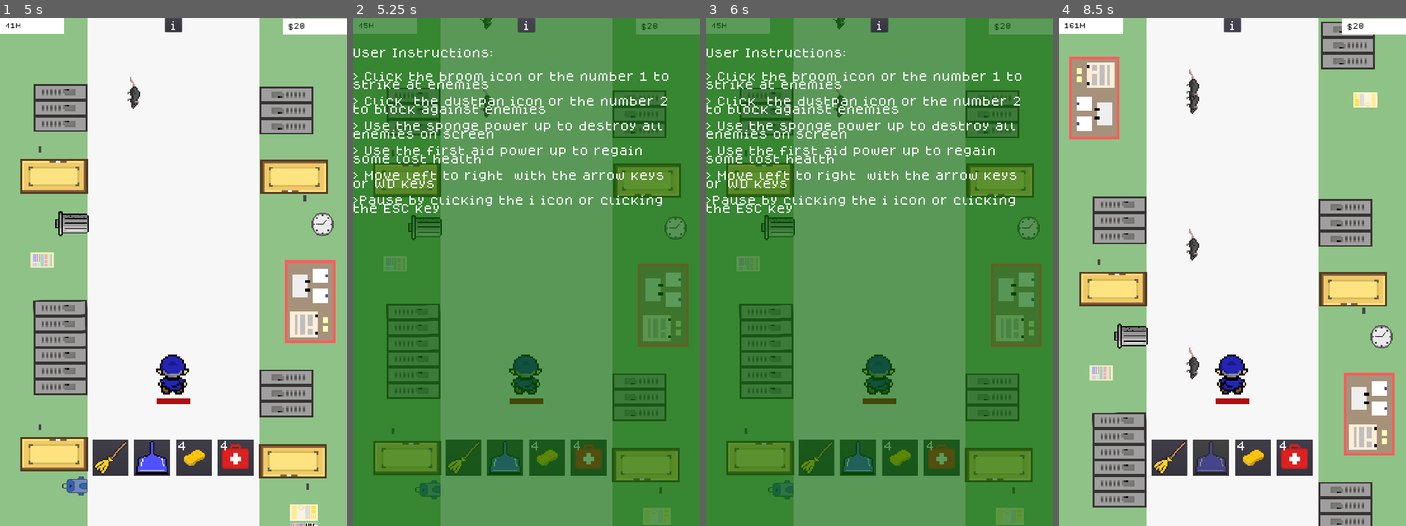
Above: before the commit, frames 1-4 (left to right).
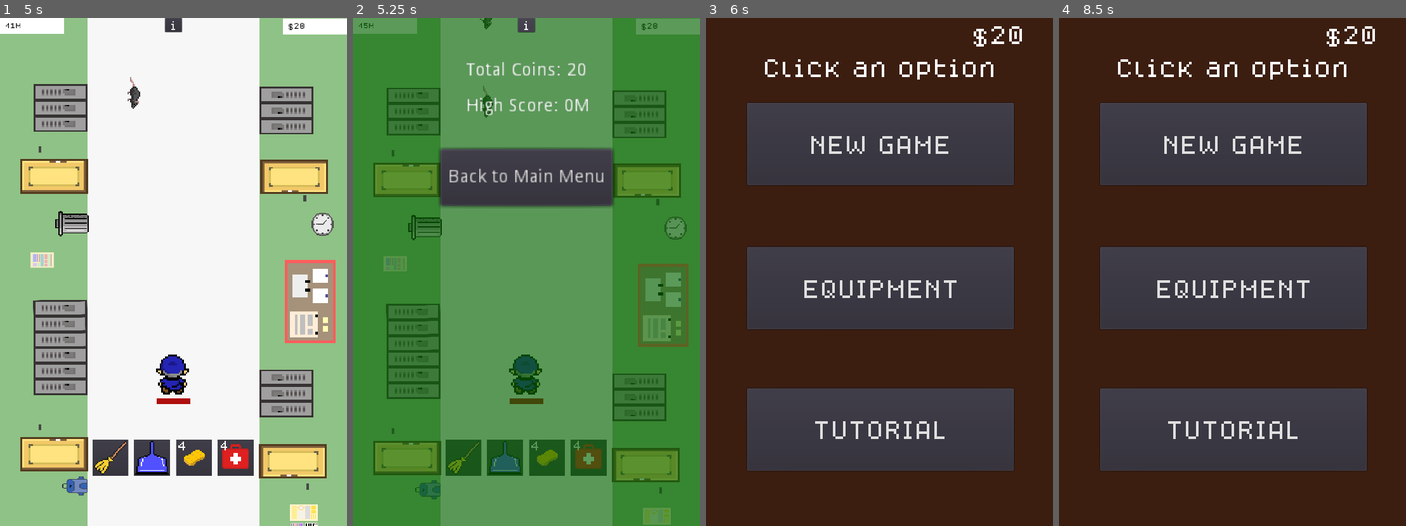
Above: after the commit, the same moments.

Repository: TheBroham7/Project-Sweep
Game: Godot game, scene res://scenes/title_screen.tscn
Same seed, same stepped clock (60 frames per second), same inputs: the game is played once before the commit and once after it.
Inputs (mouse positions are in pixels of both pictures, inside the frame that each line leads up to):
- Up to frame 1 (5 s): click "Click to Start" at 0.5 s; click "EQUIPMENT" at 1.25 s; click "SPONGES: $35" at 2 s; click "FIRST AID: $45" at 2.75 s; click "BACK" at 3.5 s; click "NEW GAME" at 4.25 s
- Up to frame 2 (5.25 s): click "i" at 5 s
- Up to frame 3 (6 s): click (879, 175) at 5.75 s, where only the run after the commit has a clickable "Back to Main Menu"
- Up to frame 4 (8.5 s): click (1232, 23) at 6.5 s, where only the run before the commit has a clickable "i"; tap Enter (next) at 7.25, 8.1 s; hold Right (right) 7.28-8.03 s; tap 2 (defend) at 7.35 s; hold Left (left) from 8.03 s (still down)

Frame 1 is identical in both runs. In frame 2, 9.2% of the frame differs, in the area x 0-91%, y 6-39%; in frame 3, 100%, in the area x 0-100%, y 0-100%; in frame 4, 96%.

Commit message:
pause screen update

Diff:
--- a/scenes/Tutorial.tscn
+++ b/scenes/Tutorial.tscn
@@ -3,7 +3,7 @@
 [ext_resource path="res://scenes/school_background.tscn" type="PackedScene" id=1]
 [ext_resource path="res://scenes/player.tscn" type="PackedScene" id=2]
 [ext_resource path="res://scenes/HUD.tscn" type="PackedScene" id=3]
-[ext_resource path="res://scenes/tutorial.gd" type="Script" id=4]
+[ext_resource path="res://scripts/tutorial.gd" type="Script" id=4]
 [ext_resource path="res://scenes/weapon_buttons.tscn" type="PackedScene" id=5]
 [ext_resource path="res://scenes/power_ups.tscn" type="PackedScene" id=6]
 [ext_resource path="res://scripts/Pause.gd" type="Script" id=7]
--- a/scenes/coin.tscn
+++ b/scenes/coin.tscn
@@ -3,7 +3,7 @@
 [ext_resource path="res://assets/drops/coin_value_10.png" type="Texture" id=1]
 [ext_resource path="res://assets/drops/coin_value_1.png" type="Texture" id=2]
 [ext_resource path="res://assets/drops/coin_value_5.png" type="Texture" id=3]
-[ext_resource path="res://scenes/coin.gd" type="Script" id=4]
+[ext_resource path="res://scripts/coin.gd" type="Script" id=4]
 
 [sub_resource type="SpriteFrames" id=1]
 animations = [ {
--- a/scenes/equipment.tscn
+++ b/scenes/equipment.tscn
@@ -1,7 +1,7 @@
 [gd_scene load_steps=7 format=2]
 
 [ext_resource path="res://assets/fonts/dogica/OTF/dogicapixel.otf" type="DynamicFontData" id=1]
-[ext_resource path="res://scenes/equipment.gd" type="Script" id=2]
+[ext_resource path="res://scripts/equipment.gd" type="Script" id=2]
 [ext_resource path="res://assets/music/menu_music.mp3" type="AudioStream" id=3]
 [ext_resource path="res://assets/music/purchase.wav" type="AudioStream" id=4]
 
--- a/scenes/main.tscn
+++ b/scenes/main.tscn
@@ -86,39 +86,9 @@
 
 [node name="Background" type="ColorRect" parent="pause_button/Button/Pause"]
 margin_left = -515.0
-margin_right = 1080.0
-margin_bottom = 1580.0
+margin_right = 567.0
+margin_bottom = 1584.0
 color = Color( 0.0352941, 0.403922, 0.0235294, 0.658824 )
-
-[node name="RichTextLabel" type="RichTextLabel" parent="pause_button/Button/Pause/Background"]
-anchor_right = 0.35
-margin_right = 476.0
-margin_bottom = 4142.0
-custom_fonts/mono_font = SubResource( 1 )
-custom_fonts/bold_italics_font = SubResource( 1 )
-custom_fonts/italics_font = SubResource( 1 )
-custom_fonts/bold_font = SubResource( 1 )
-custom_fonts/normal_font = SubResource( 1 )
-tab_size = 8
-text = "
-
-
-
-User Instructions:
-
-
-> Click the broom icon or the number 1 to strike at enemies
-
-> Click  the dustpan icon or the number 2 to block against enemies
-
-> Use the sponge power up to destroy all enemies on screen
-
-> Use the first aid power up to regain some lost health
-
-> Move left to right  with the arrow keys or WD keys
-
->Pause by clicking the i icon or clicking the ESC key
-"
 
 [node name="button_dupe" type="Button" parent="pause_button/Button/Pause"]
 margin_right = 52.0
@@ -126,6 +96,30 @@
 custom_fonts/font = SubResource( 1 )
 shortcut = SubResource( 6 )
 text = "i"
+
+[node name="back_to_main" type="Button" parent="pause_button/Button/Pause"]
+margin_left = -242.0
+margin_top = 408.0
+margin_right = -108.0
+margin_bottom = 452.0
+rect_scale = Vector2( 4, 4 )
+text = "Back to Main Menu"
+
+[node name="total_coins" type="Label" parent="pause_button/Button/Pause"]
+margin_left = -162.0
+margin_top = 136.0
+margin_right = -69.0
+margin_bottom = 150.0
+rect_scale = Vector2( 4, 4 )
+text = "Total coins: $0"
+
+[node name="current_high_score" type="Label" parent="pause_button/Button/Pause"]
+margin_left = -162.0
+margin_top = 247.0
+margin_right = -66.0
+margin_bottom = 263.0
+rect_scale = Vector2( 4, 4 )
+text = "High Score: 0M"
 
 [node name="GameOver" type="AudioStreamPlayer" parent="."]
 stream = ExtResource( 8 )
@@ -165,4 +159,5 @@
 [connection signal="swing" from="weapon_buttons" to="Player" method="_on_weapon_buttons_swing"]
 [connection signal="pressed" from="pause_button/Button" to="pause_button/Button/Pause" method="_on_Button_pressed"]
 [connection signal="pressed" from="pause_button/Button/Pause/button_dupe" to="pause_button/Button/Pause" method="_on_button_dupe_pressed"]
+[connection signal="pressed" from="pause_button/Button/Pause/back_to_main" to="." method="_on_back_to_main_pressed"]
 [connection signal="timeout" from="WaitTime" to="." method="_on_WaitTime_timeout"]
--- a/scripts/main.gd
+++ b/scripts/main.gd
@@ -20,7 +20,7 @@
 
 func _process(_delta):
 	$HUD.update_score()
-
+	$pause_button/Button/Pause/total_coins.text = "Total Coins: " + str(Global.coins)
 
 func _on_HUD_boss_spawn():
 	# Spawn boss
@@ -47,3 +47,7 @@
 
 func _on_WaitTime_timeout():
 	get_tree().change_scene("res://scenes/main_menu.tscn")
+
+
+func _on_back_to_main_pressed():
+	get_tree().change_scene("res://scenes/main_menu.tscn")
Renamed: scenes/coin.gd -> scripts/coin.gd
Renamed: scenes/equipment.gd -> scripts/equipment.gd
Renamed: scenes/tutorial.gd -> scripts/tutorial.gd
Not shown, changed: builds/mac/mac.zip
Not shown, changed: builds/windows/windows.pck
